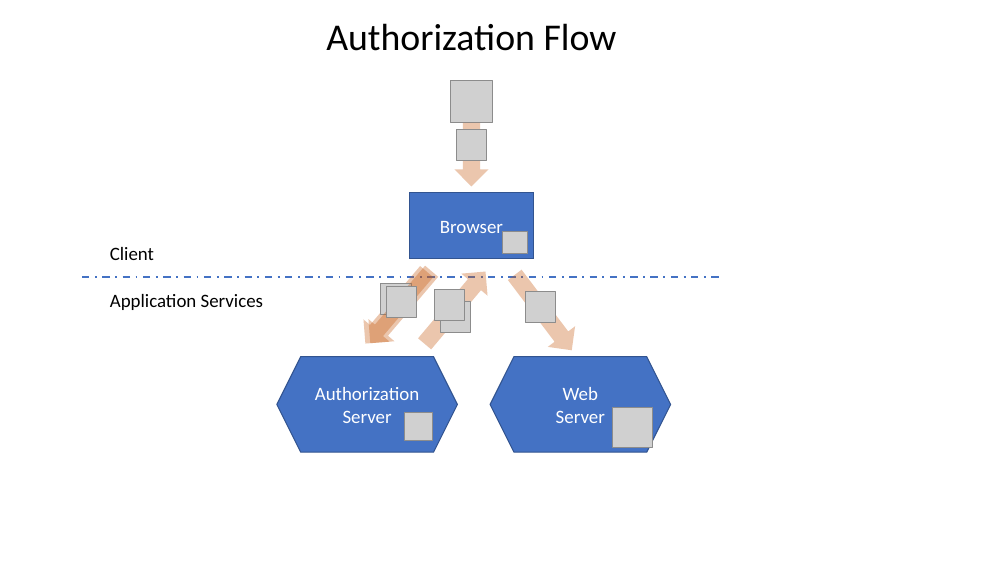
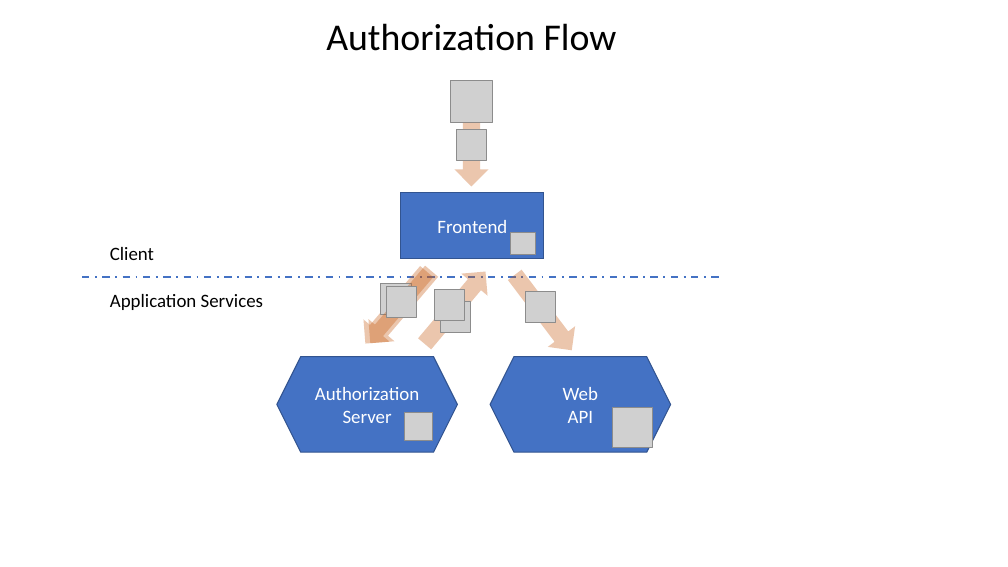
Before and after one commit to DHI/DomainServicesCourse, a slide deck: slide 35 of Presentations/DS-course-2-backend-basics.pptx (slide 31 before the commit). Drawn at 1008x567 pixels with LibreOffice and Linux fonts; fonts in the diff are those of the drawing; grey boxes stand for pictures. Boxes give left, top, right and bottom in pixels: in the first picture for what was removed or moved away, otherwise in the second. Text is boxed around its words. In the diff, an @@ line names an element or a change of style, - is before the commit and + after.

```diff
--- a/Presentations/DS-course-2-backend-basics.pptx
+++ b/Presentations/DS-course-2-backend-basics.pptx
@@ rectangle "Frontend" resized from (x1=410, y1=192, x2=533, y2=259) to (x1=401, y1=192, x2=544, y2=259) @@
@@ text in rectangle at (x1=437, y1=220, x2=507, y2=233): text changed @@
-Browser
+Frontend
@@ picture moved from (x1=503, y1=232, x2=528, y2=254) to (x1=510, y1=233, x2=535, y2=255) @@
@@ text in hexagon at (x1=568, y1=411, x2=593, y2=423): text changed @@
-Server
+API
```
Also in this commit, not shown: 25 other slides changed, 13 slides added, 4 slides removed, 1 other file.
